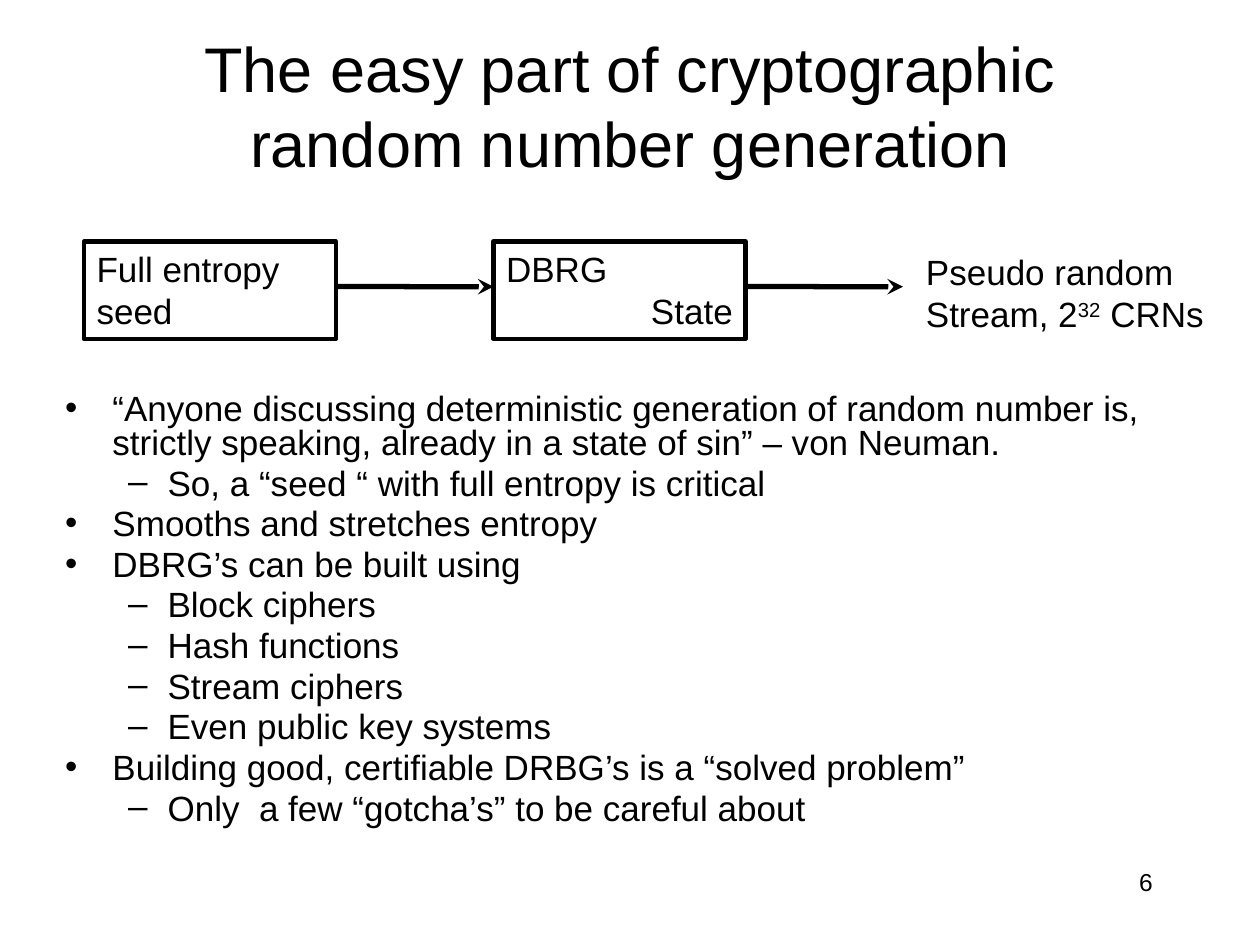
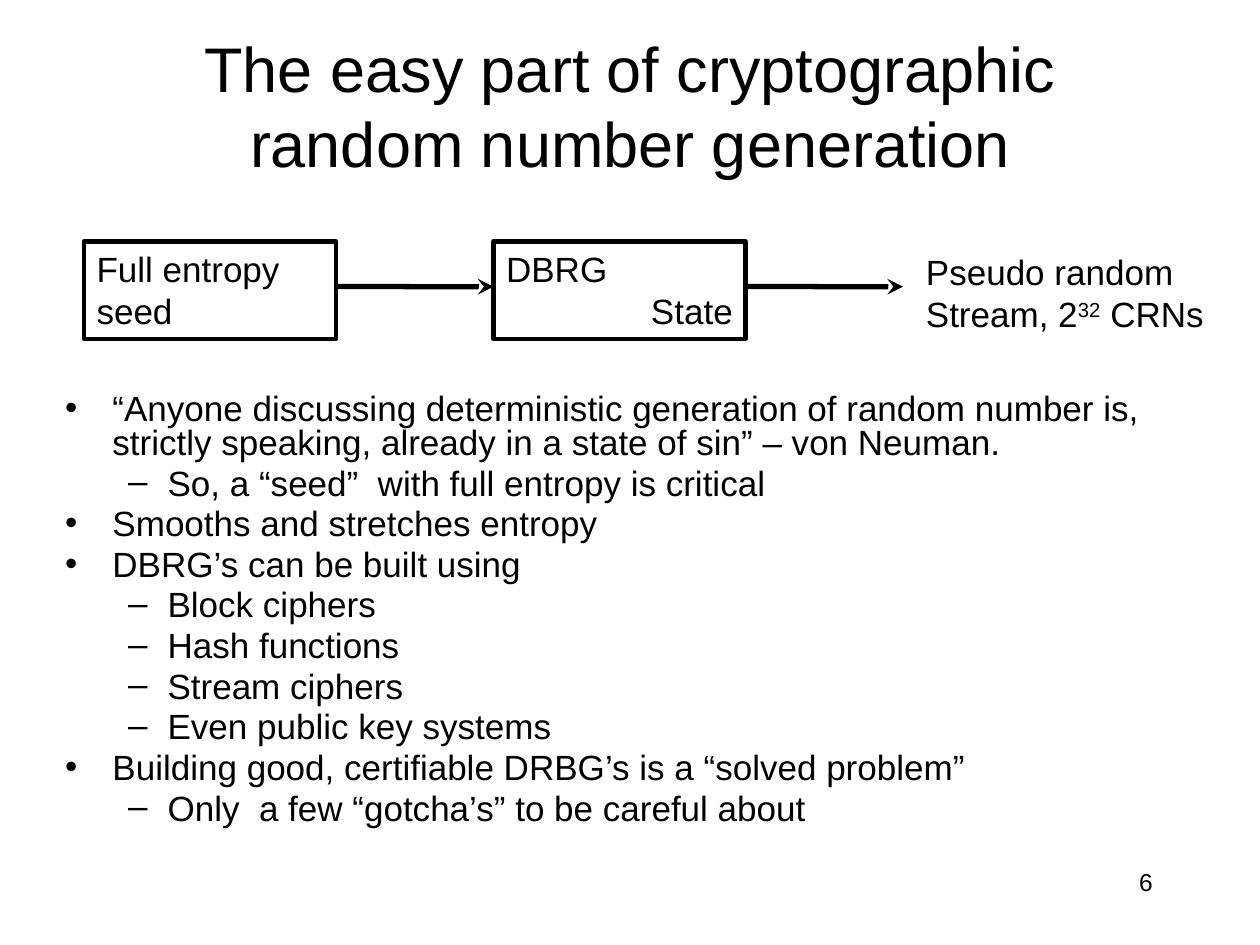
Before and after one commit to jlmucb/class_notes, a slide deck: slide 6 of BerkeleyClass/CS290Spring2013/Lectures/entropy_talk.pptx. Drawn at 1260x945 pixels with LibreOffice and Linux fonts; fonts in the diff are those of the drawing. Boxes give left, top, right and bottom in pixels: in the first picture for what was removed or moved away, otherwise in the second. Text is boxed around its words. In the diff, an @@ line names an element or a change of style, - is before the commit and + after.

```diff
--- a/BerkeleyClass/CS290Spring2013/Lectures/entropy_talk.pptx
+++ b/BerkeleyClass/CS290Spring2013/Lectures/entropy_talk.pptx
@@ text at (168,470,765,502): text changed @@
-  – So, a “seed “ with full entropy is critical
+  – So, a “seed” with full entropy is critical
```
Also in this commit, not shown: 3 other slides changed, 1 other file.
